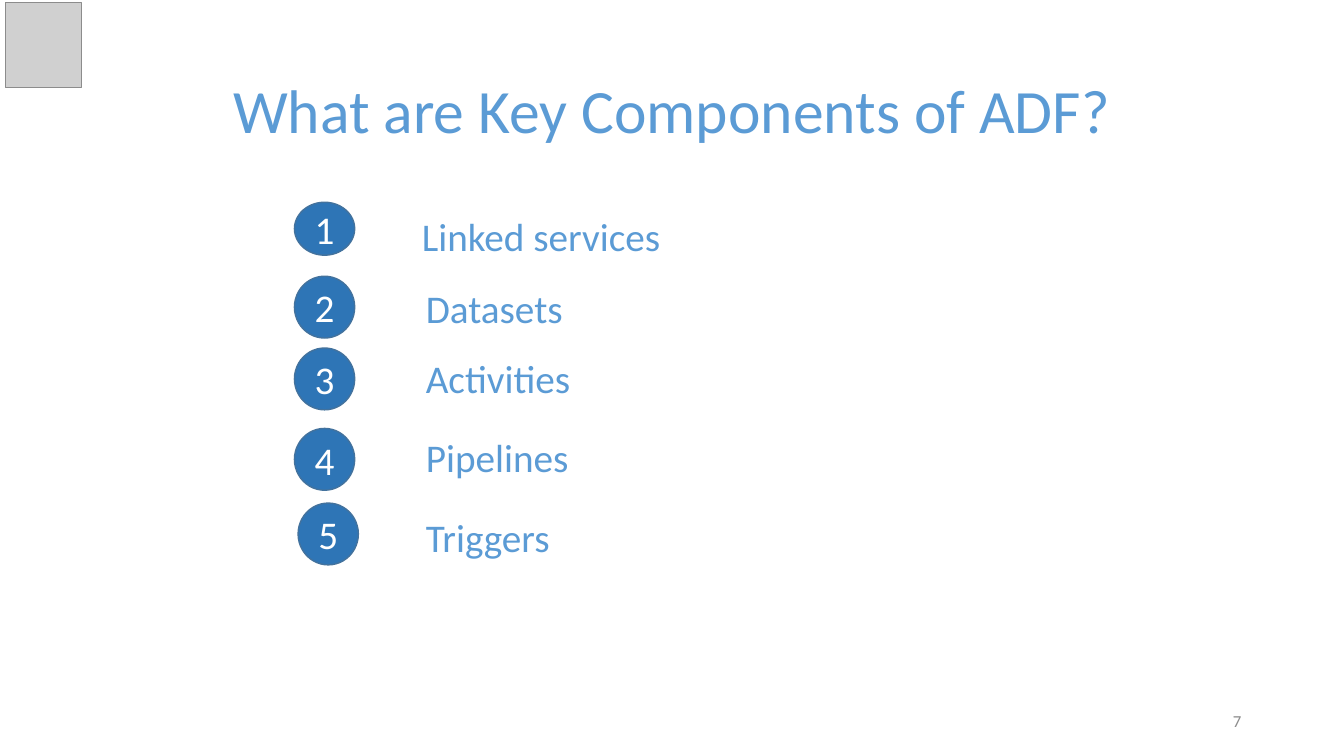
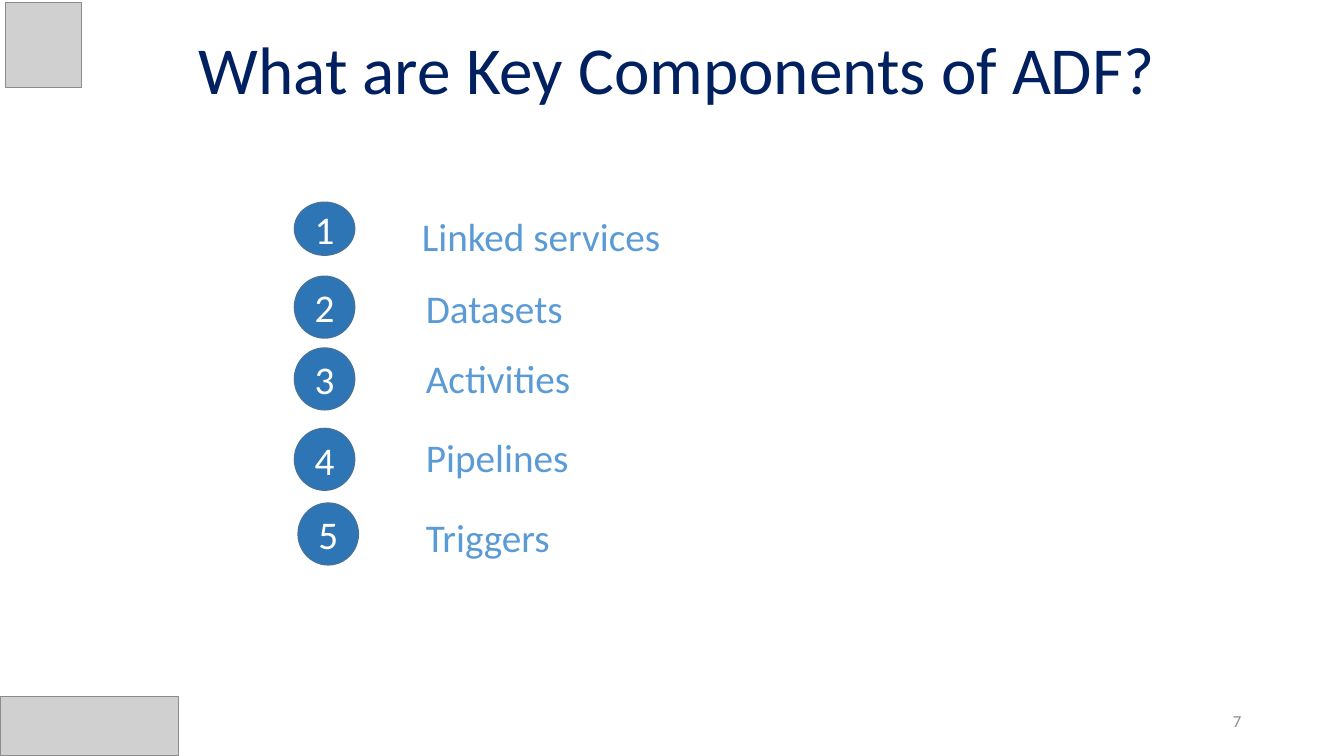
Before and after one commit to alpaBuddhabhatti/CloudBrew2022, a slide deck: slide 7 of Sentiment Analysis using Azure Data Factory and Azure Cognitive service_CloudBrew2022.pptx. Drawn at 1344x756 pixels with LibreOffice and Linux fonts; fonts in the diff are those of the drawing; grey boxes stand for pictures. Boxes give left, top, right and bottom in pixels: in the first picture for what was removed or moved away, otherwise in the second. Text is boxed around its words. In the diff, an @@ line names an element or a change of style, - is before the commit and + after.

```diff
--- a/Sentiment Analysis using Azure Data Factory and Azure Cognitive service_CloudBrew2022.pptx
+++ b/Sentiment Analysis using Azure Data Factory and Azure Cognitive service_CloudBrew2022.pptx
@@ title "What are Key Components of ...": place and size @@
-title "What are Key Components of ..." at [233,90,1109,143]
+title "What are Key Components of ..." at [199,47,1154,105]
@@ title "What are Key Components of ..." at [199,47,1154,105]: size 44 to 48 pt, text colour #5B9BD5 to #002060 @@
@@ picture added at [1,696,178,756] @@
```
Also in this commit, not shown: 22 other slides changed.
